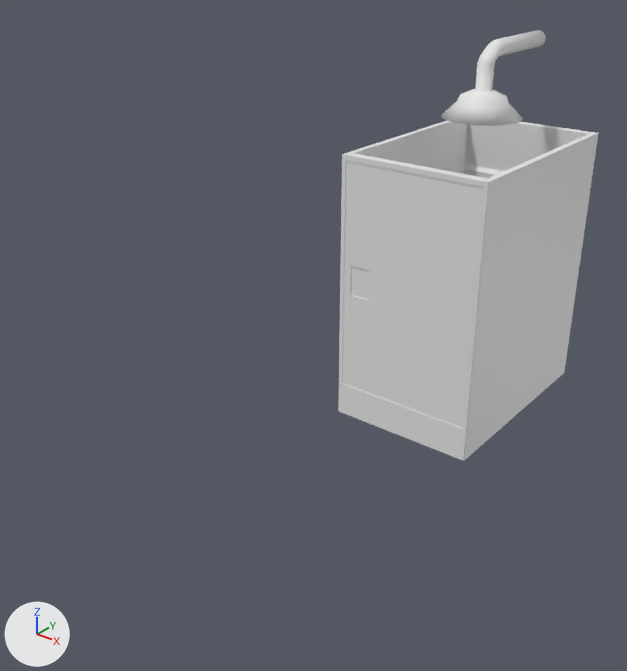
A saved change to the FBX model Assets/Models/Props/Vestiário/chuveiro.fbx.
The view is the same before and after, from a 50 mm lens placed at (3.55, -3.19, 3.0), pointed at (0.47, 0.66, 0.62). The axes (+X, +Y, +Z) are drawn at lower left. The lights are the same throughout. Where no turn or scale is listed for an object, it has been applied to the vertices.

Names of what the first picture shows: 'chuveiro', 'chuveiro cano', 'chuveiro porta'.
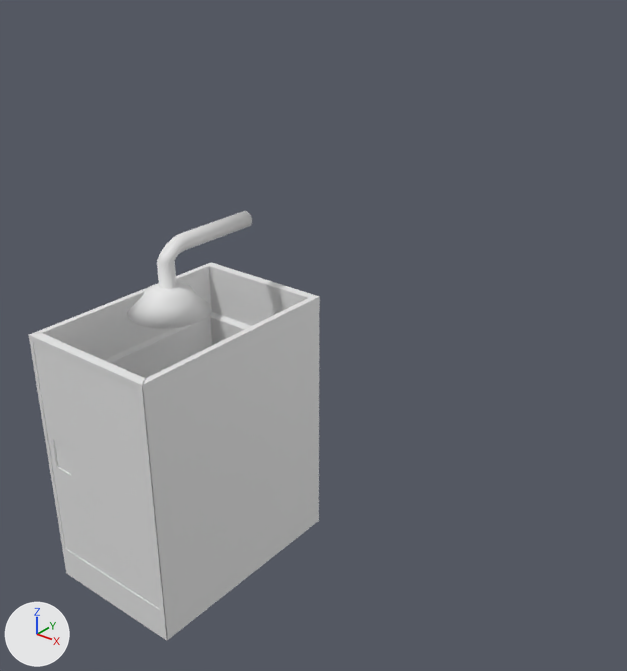
What differs and where, as boxes (x1, y1, x2, y2) in the pictures (627 x 671 px):
'chuveiro', moved: before (344, 121, 598, 460); after (32, 263, 320, 640)
'chuveiro porta', moved: before (338, 153, 488, 461); after (29, 333, 167, 641)
'chuveiro cano', moved: before (441, 30, 546, 126); after (128, 211, 252, 329)

Edits to the bpy script that builds the scene:
```text
Change me_circle:
    where me_circle.from_pydata(...)  # 384 vertices, 354 faces; spans x -0.62..-0.135, y -0.24..0.678, z 0.178..0.614
    used by ob_chuveiro_cano; location = (1.406, 1.581, 1.72)
    me_circle part 1: the whole mesh is moved by (0.378, -0.095, -0.435)
Change ob_chuveiro:
    ob_chuveiro.location: (1.033, 1.542, 0.887) -> (0.0, 0.0, 0.0)
Change ob_chuveiro_cano:
    ob_chuveiro_cano.location: (1.406, 1.581, 1.72) -> (0.0, 0.0, 1.174)
Change ob_chuveiro_porta:
    ob_chuveiro_porta.location: (1.493, 0.822, 0.886) -> (0.462, -0.727, 0.0)
```
